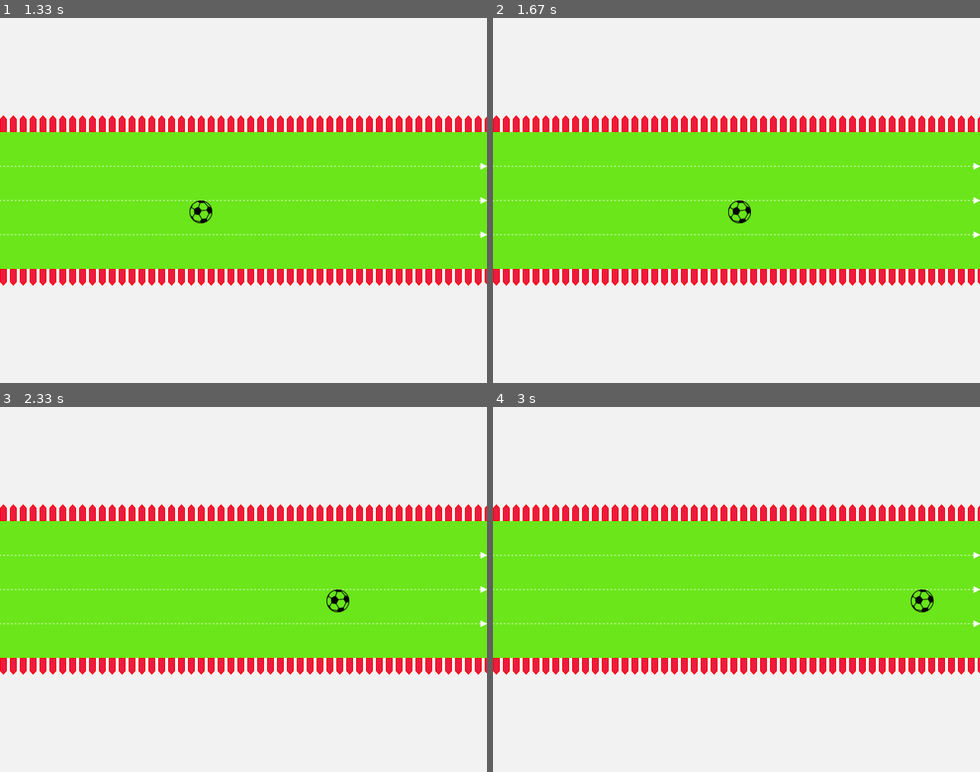
Above: before the commit, frames 1-4 (two rows, left to right).
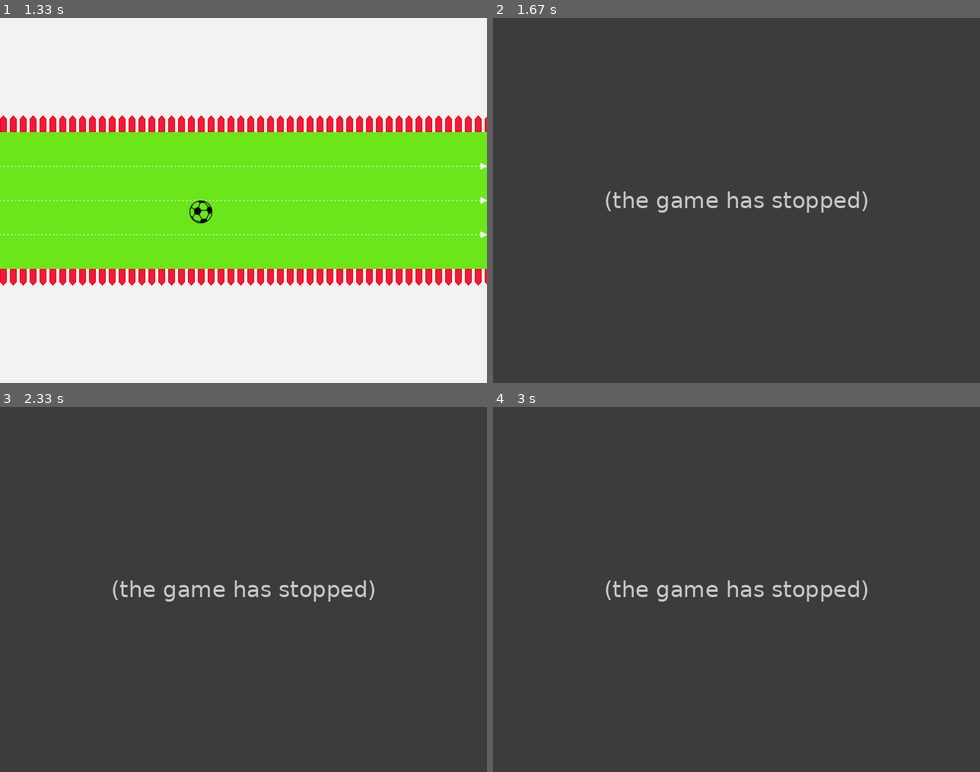
Above: after the commit, the same moments.

Repository: aidalaida/carreraPygame
Game: pygame game, started from main.py
Two runs of this game, one before a commit and one after it. Both use one fixed random seed, a clock stepped at 60 frames per second and the inputs below.
Inputs:
- Up to frame 1 (1.33 s): no input
- Up to frame 2 (1.67 s): no input
- Up to frame 3 (2.33 s): no input
- Up to frame 4 (3 s): no input

Frame 1 is identical in both runs. In frame 2, 100% of the frame differs, in the area x 0-100%, y 0-100%; in frame 3, 100%; in frame 4, 100%.
After the commit the program exited at 1.33 s; later frames show no game.

Commit message:
Creación circuito con imagenes PyGame

Diff:
--- a/main.py
+++ b/main.py
@@ -18,7 +18,7 @@
         x = 0
         hayGanador = False
 
-        while True: #vaciando los eventos
+        while not hayGanador: #vaciando los eventos
             #comprobación eventos
             for event in pygame.event.get(): #metodo. atributo event tiene un metodo get(), event es un objetos (listener/escuchador de eventos). iterable desd la última comprobación
                 if event.type == pygame.QUIT:
@@ -30,7 +30,7 @@
             self.__screen.blit(self.runner, (x,240))
             pygame.display.flip() #refresca
 
-            x += 3
+            x += 3 #de tres en tres
             if x >= 250:
                 hayGanador = True
 
